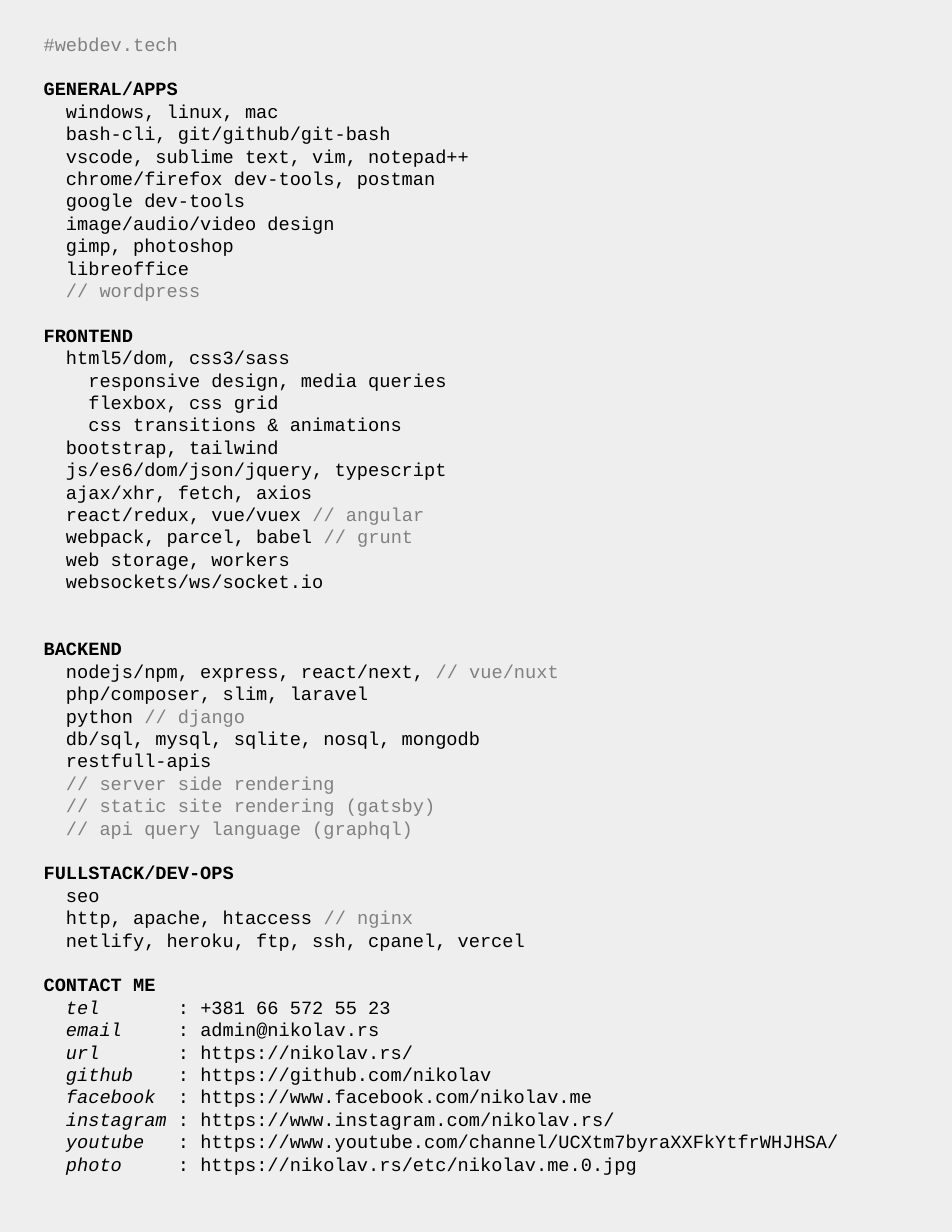
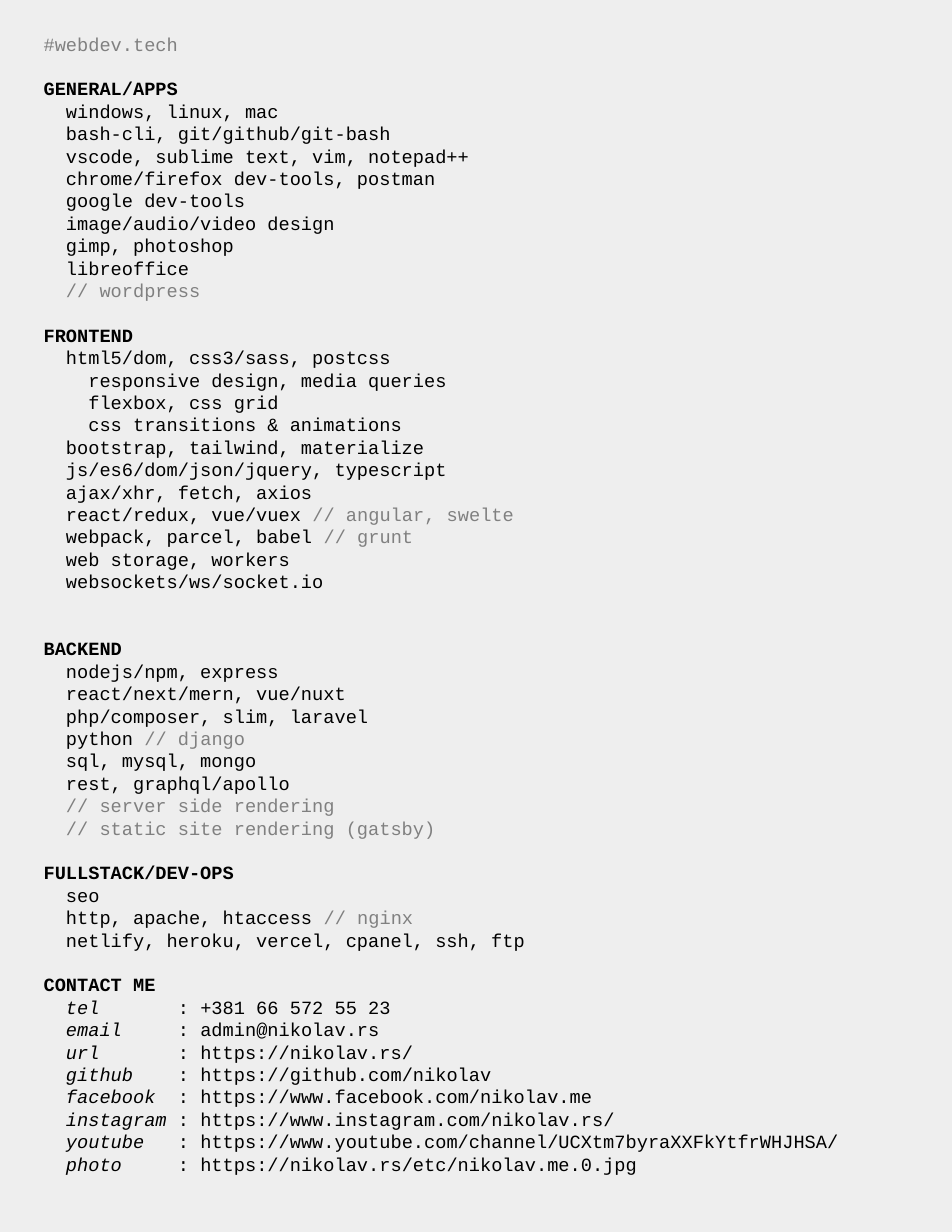
Before and after one commit to nikolav/nikolav.rs, a slide deck: slide 1 of etc/webdev-tech.odp. Drawn at 952x1232 pixels with LibreOffice and Linux fonts; fonts in the diff are those of the drawing. Boxes give left, top, right and bottom in pixels: in the first picture for what was removed or moved away, otherwise in the second. Text is boxed around its words. In the diff, an @@ line names an element or a change of style, - is before the commit and + after.

Commit message:
adds apollo @nikolav.tech.pdf

```diff
--- a/etc/webdev-tech.odp
+++ b/etc/webdev-tech.odp
@@ text at box(66, 351, 390, 368): text changed @@
-html5/dom, css3/sass
+html5/dom, css3/sass, postcss
@@ text at box(66, 441, 424, 458): text changed @@
-bootstrap, tailwind
+bootstrap, tailwind, materialize
@@ text at box(66, 508, 514, 525): text changed @@
-react/redux, vue/vuex // angular
+react/redux, vue/vuex // angular, swelte
@@ text at box(66, 665, 346, 704): text changed @@
-nodejs/npm, express, react/next, // vue/nuxt
+nodejs/npm, express
+react/next/mern, vue/nuxt
@@ text at box(66, 754, 290, 794): text changed @@
-db/sql, mysql, sqlite, nosql, mongodb
-restfull-apis
+sql, mysql, mongo
+rest, graphql/apollo
@@ text at box(100, 822, 413, 839): paragraph removed @@
-// api query language (graphql)
@@ text at box(66, 934, 525, 951): text changed @@
-netlify, heroku, ftp, ssh, cpanel, vercel
+netlify, heroku, vercel, cpanel, ssh, ftp
```
Also in this commit, not shown: 5 other files.
